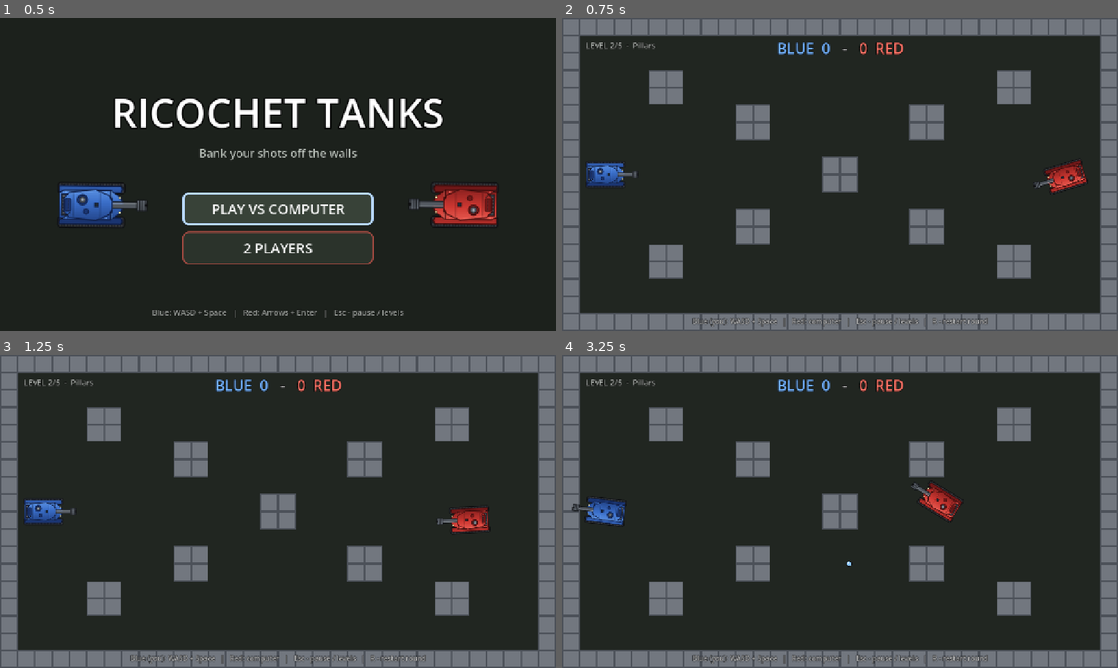
Above: before the commit, frames 1-4 (two rows, left to right).
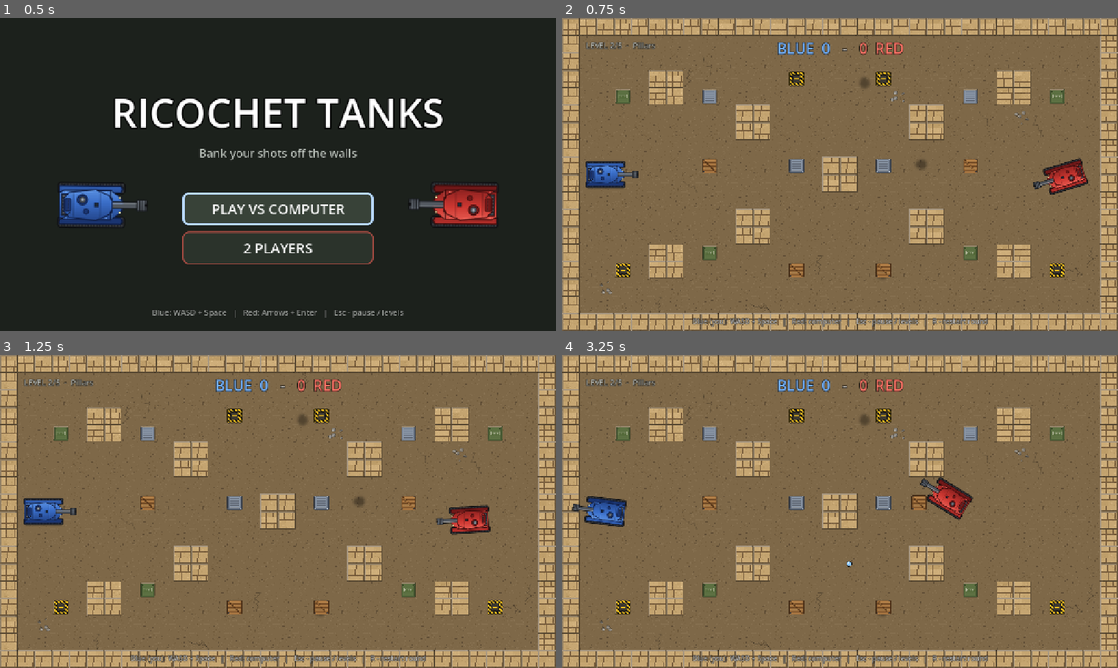
Above: after the commit, the same moments.

Repository: TimDev7/tank-game
Game: Godot game, scene res://game/menu/main_menu.tscn
The game is run twice, just before and just after one commit, with the same random seed, the same clock (stepped at 60 frames per second) and the same inputs.
Inputs (mouse positions are in pixels of both pictures, inside the frame that each line leads up to):
- Up to frame 1 (0.5 s): no input
- Up to frame 2 (0.75 s): click "PLAY VS COMPUTER" at 0.5 s
- Up to frame 3 (1.25 s): no input
- Up to frame 4 (3.25 s): tap Enter at 1.25 s; move the mouse to (962, 495) at 1.27 s; hold D (p1_right) 1.28-2 s; tap Space (p1_fire) at 1.35 s; click (962, 495) at 1.42 s; drag from (728, 527) to (812, 574) at 2.02 s; move the mouse to (895, 442) at 2.77 s; hold D (p1_right) from 2.78 s (still down); hold Shift from 2.78 s (still down); click (895, 442) at 2.92 s

Frame 1 is identical in both runs. In frame 2, 98% of the frame differs, in the area x 0-100%, y 0-100%; in frame 3, 98%; in frame 4, 98%.

Commit message:
Add crates (pushable, destructible), themed arena art (5 themes), decals
- game/arena/crate.gd: tank pushes crates, chains, walls stop them; bullets destroy with debris
- art: tiles.png (5 wall themes x 3 variants), floor_0..4, decals, crates (4 kinds) + tools/draw_arena_art.py
- Arena.load_level builds themed tileset/floor/decor and respawns crates each round
- levels: crate placement per level; tests check_crates / check_levels

Co-Authored-By: Claude Sonnet 5.5 <noreply@anthropic.com>

Diff:
--- a/game/arena/arena.gd
+++ b/game/arena/arena.gd
@@ -1,41 +1,79 @@
 class_name Arena
 extends Node2D
-## Тестовая арена: стены из TileMapLayer + точки появления игроков.
+## Арена: стены из TileMapLayer + точки появления + оформление уровня (тема) + ящики.
 ##
 ## Структура сцены (собирается в редакторе):
 ##   Arena (Node2D, этот скрипт)
+##   ├─ Floor (ColorRect)  — база пола; текстура пола добавляется кодом
 ##   ├─ Walls (TileMapLayer, TileSet с physics layer, слой коллизии = PhysicsLayers.WALL)
 ##   └─ SpawnPoints (Node2D)
 ##      ├─ SpawnPoint (player_index = 1)
 ##      └─ SpawnPoint (player_index = 2)
 ##
-## Арена не знает про логику танков: она только отдаёт позиции и границы поля.
+## load_level(i) целиком оформляет арену кодом: тайлсет стен (по теме), бесшовный пол, декали, ящики.
+## Тема = индекс уровня: 0 бетон, 1 песчаник, 2 мох, 3 сталь, 4 кирпич.
+## Арена не знает про логику танков: она отдаёт позиции, границы поля и ящики.
+
+signal level_changed(index: int)
+
+const TILE := 40
+const TILE_ATLAS := preload("res://game/arena/art/tiles.png")
+const DECAL_ATLAS := preload("res://game/arena/art/decals.png")
+const FLOOR_TEXTURES := [
+	preload("res://game/arena/art/floor_0.png"),
+	preload("res://game/arena/art/floor_1.png"),
+	preload("res://game/arena/art/floor_2.png"),
+	preload("res://game/arena/art/floor_3.png"),
+	preload("res://game/arena/art/floor_4.png"),
+]
+const FLOOR_COLORS := [
+	Color(0.15, 0.17, 0.16), Color(0.46, 0.38, 0.27), Color(0.19, 0.31, 0.18),
+	Color(0.18, 0.21, 0.27), Color(0.30, 0.23, 0.17),
+]
+## Какие декали (индексы в decals.png: 0 трещина, 1 пятно, 2 камешки, 3 трава, 4 копоть, 5 лужа) уместны теме.
+const THEME_DECALS := [[0, 1, 5, 4], [0, 2, 4, 0], [3, 3, 2, 5], [0, 1, 4, 5], [2, 4, 5, 2]]
+const THEME_COUNT := 5
+const DECAL_COUNT := 18
 
 @export var walls: TileMapLayer
 
-signal level_changed(index: int)
+static var _tile_set_cache: TileSet
 
 var level_index: int = 0
+var theme: int = 0
+
 var _spawns: Dictionary = {}  # int -> SpawnPoint
-
-
-## Перерисовывает стены по данным Levels. Точки появления не двигаются.
-func load_level(index: int) -> void:
-	level_index = posmod(index, Levels.count())
-	walls.clear()
-	for cell in Levels.cells(level_index):
-		walls.set_cell(cell, 0, Vector2i.ZERO)
-	walls.update_internals()  # физика тайлов обновляется сразу, а не в конце кадра
-	level_changed.emit(level_index)
-
-
-func get_level_name() -> String:
-	return Levels.level_name(level_index)
+var _decor: Node2D
+var _crates: Array[Crate] = []
 
 
 func _ready() -> void:
 	_collect_spawns()
 	_validate()
+
+
+## Перерисовывает арену по данным Levels. Точки появления не двигаются.
+func load_level(index: int) -> void:
+	level_index = posmod(index, Levels.count())
+	theme = level_index % THEME_COUNT
+	_apply_walls()
+	_apply_floor()
+	_spawn_decor()
+	_spawn_crates()
+	level_changed.emit(level_index)
+
+
+func get_level_name() -> String:
+	return Levels.level_name(level_index)
+
+
+## Живые ящики арены.
+func get_crates() -> Array[Crate]:
+	var result: Array[Crate] = []
+	for crate in _crates:
+		if is_instance_valid(crate) and crate.alive:
+			result.append(crate)
+	return result
 
 
 ## Помещает танк (любой Node2D) в точку появления игрока и разворачивает по её повороту.
@@ -70,6 +108,121 @@
 	return Rect2(top_left, Vector2(used.size) * tile)
 
 
+# --- оформление ---------------------------------------------------------------
+
+func _apply_walls() -> void:
+	if walls.tile_set != _get_tile_set():
+		walls.tile_set = _get_tile_set()
+	walls.texture_filter = CanvasItem.TEXTURE_FILTER_NEAREST
+	walls.clear()
+	for cell in Levels.cells(level_index):
+		var variant := posmod(cell.x * 7 + cell.y * 13 + cell.x * cell.y, 3)  # детерминированный «шум» вариантов
+		walls.set_cell(cell, 0, Vector2i(theme, variant))
+	walls.update_internals()  # физика тайлов обновляется сразу, а не в конце кадра
+
+
+func _apply_floor() -> void:
+	var base := get_node_or_null("Floor") as ColorRect
+	if base == null:
+		return
+	base.color = FLOOR_COLORS[theme]
+	var tex := base.get_node_or_null("FloorTexture") as TextureRect
+	if tex == null:
+		tex = TextureRect.new()
+		tex.name = "FloorTexture"
+		tex.mouse_filter = Control.MOUSE_FILTER_IGNORE
+		tex.stretch_mode = TextureRect.STRETCH_TILE
+		tex.expand_mode = TextureRect.EXPAND_IGNORE_SIZE
+		tex.texture_filter = CanvasItem.TEXTURE_FILTER_NEAREST
+		tex.size = base.size
+		base.add_child(tex)
+	tex.texture = FLOOR_TEXTURES[theme]
+
+
+func _spawn_decor() -> void:
+	if _decor != null and is_instance_valid(_decor):
+		remove_child(_decor)
+		_decor.queue_free()
+	_decor = Node2D.new()
+	_decor.name = "Decor"
+	add_child(_decor)
+	var base := get_node_or_null("Floor")
+	move_child(_decor, base.get_index() + 1 if base else 0)  # над полом, под стенами и танками
+
+	var wall_cells := {}
+	for cell in Levels.cells(level_index):
+		wall_cells[cell] = true
+	var rng := RandomNumberGenerator.new()
+	rng.seed = 7919 * (level_index + 1)  # тот же узор при каждом заходе на уровень
+	var kinds: Array = THEME_DECALS[theme]
+	var placed := 0
+	var attempts := 0
+	while placed < DECAL_COUNT and attempts < 200:
+		attempts += 1
+		var cell := Vector2i(rng.randi_range(1, Levels.COLS - 2), rng.randi_range(1, Levels.ROWS - 2))
+		var near_spawn := absi(cell.y - Levels.ROWS / 2) <= 2 and (cell.x <= 4 or cell.x >= Levels.COLS - 5)
+		if wall_cells.has(cell) or near_spawn:
+			continue
+		var sprite := Sprite2D.new()
+		var atlas := AtlasTexture.new()
+		atlas.atlas = DECAL_ATLAS
+		atlas.region = Rect2(kinds[rng.randi() % kinds.size()] * TILE, 0, TILE, TILE)
+		sprite.texture = atlas
+		sprite.position = Vector2(cell) * TILE + Vector2(TILE, TILE) / 2.0 + Vector2(rng.randf_range(-10, 10), rng.randf_range(-10, 10))
+		sprite.rotation = rng.randf_range(0.0, TAU)
+		sprite.scale = Vector2.ONE * rng.randf_range(0.85, 1.4)
+		sprite.modulate = Color(1, 1, 1, rng.randf_range(0.55, 0.9))
+		_decor.add_child(sprite)
+		placed += 1
+
+
+func _spawn_crates() -> void:
+	for crate in _crates:
+		if is_instance_valid(crate):
+			if crate.get_parent() == self:
+				remove_child(crate)  # сразу уходит из физики, не ждём конца кадра
+			crate.queue_free()
+	_crates.clear()
+	for entry in Levels.crates(level_index):
+		var crate := Crate.new()
+		crate.variant = entry.z
+		crate.position = Vector2(entry.x, entry.y) * TILE + Vector2(TILE, TILE) / 2.0
+		add_child(crate)
+		_crates.append(crate)
+
+
+static func _get_tile_set() -> TileSet:
+	if _tile_set_cache == null:
+		_tile_set_cache = _build_tile_set()
+	return _tile_set_cache
+
+
+## TileSet из art/tiles.png: столбец = тема, строка = вариант; у каждого тайла квадратная коллизия (слой wall).
+static func _build_tile_set() -> TileSet:
+	var ts := TileSet.new()
+	ts.tile_size = Vector2i(TILE, TILE)
+	ts.add_physics_layer()
+	ts.set_physics_layer_collision_layer(0, 1 << (PhysicsLayers.WALL - 1))
+	ts.set_physics_layer_collision_mask(0, 0)
+	var atlas := TileSetAtlasSource.new()
+	atlas.texture = TILE_ATLAS
+	atlas.texture_region_size = Vector2i(TILE, TILE)
+	for x in THEME_COUNT:
+		for y in 3:
+			atlas.create_tile(Vector2i(x, y))
+	ts.add_source(atlas, 0)
+	var half := TILE / 2.0
+	var square := PackedVector2Array([Vector2(-half, -half), Vector2(half, -half), Vector2(half, half), Vector2(-half, half)])
+	for x in THEME_COUNT:
+		for y in 3:
+			var data := atlas.get_tile_data(Vector2i(x, y), 0)
+			data.add_collision_polygon(0)
+			data.set_collision_polygon_points(0, 0, square)
+	return ts
+
+
+# --- спавны и проверки ---------------------------------------------------------
+
 func _collect_spawns() -> void:
 	_spawns.clear()
 	for node in find_children("*", "SpawnPoint", true, false):
--- /dev/null
+++ b/game/arena/crate.gd
@@ -0,0 +1,104 @@
+class_name Crate
+extends CharacterBody2D
+## Ящик: танк двигает его, наезжая; упирается в стены, танки и другие ящики (цепочку ящиков можно толкать
+## вместе); пуля разбивает ящик вдребезги, и он пропадает. Строится кодом (без .tscn).
+##
+## Виды (спрайты в art/crates.png): 0 дерево, 1 металл, 2 армейский, 3 «опасность».
+## Физика только в _physics_process (одинаково на 60/144 Гц).
+
+const SIZE := 36.0
+const SHEET := preload("res://game/arena/art/crates.png")
+const DEBRIS_COLORS := [
+	Color(0.69, 0.49, 0.28), Color(0.62, 0.68, 0.76), Color(0.42, 0.52, 0.30), Color(0.92, 0.72, 0.14),
+]
+const MAX_PUSH_SPEED := 190.0
+const FRICTION := 1100.0  ## px/с² — после отпускания ящик быстро останавливается
+
+@export_range(0, 3) var variant: int = 0
+
+var alive: bool = true
+
+var _push_velocity := Vector2.ZERO
+var _shape: CollisionShape2D
+
+
+func _ready() -> void:
+	collision_layer = 1 << (PhysicsLayers.CRATE - 1)
+	collision_mask = (1 << (PhysicsLayers.WALL - 1)) | (1 << (PhysicsLayers.TANK - 1)) | (1 << (PhysicsLayers.CRATE - 1))
+	motion_mode = CharacterBody2D.MOTION_MODE_FLOATING
+	add_to_group(&"crates")
+
+	var sprite := Sprite2D.new()
+	var atlas := AtlasTexture.new()
+	atlas.atlas = SHEET
+	atlas.region = Rect2(variant * SIZE, 0, SIZE, SIZE)
+	sprite.texture = atlas
+	sprite.texture_filter = CanvasItem.TEXTURE_FILTER_NEAREST
+	add_child(sprite)
+
+	_shape = CollisionShape2D.new()
+	var rect := RectangleShape2D.new()
+	rect.size = Vector2(SIZE, SIZE)
+	_shape.shape = rect
+	add_child(_shape)
+
+
+## Толчок: ящик едет со скоростью толкающего, пока тот давит; потом тормозит сам.
+func push(velocity_in: Vector2) -> void:
+	if alive:
+		_push_velocity = velocity_in.limit_length(MAX_PUSH_SPEED)
+
+
+func _physics_process(delta: float) -> void:
+	if not alive or _push_velocity == Vector2.ZERO:
+		return
+	var collision := move_and_collide(_push_velocity * delta)
+	if collision:
+		var other := collision.get_collider()
+		if other is Crate:
+			(other as Crate).push(_push_velocity)  # цепочка ящиков едет вместе
+		_push_velocity = Vector2.ZERO
+		return
+	_push_velocity = _push_velocity.move_toward(Vector2.ZERO, FRICTION * delta)
+
+
+## Разбить ящик (попадание пули): брызги обломков, и ящик исчезает.
+func destroy() -> void:
+	if not alive:
+		return
+	alive = false
+	_shape.set_deferred("disabled", true)
+	_spawn_debris()
+	queue_free()
+
+
+func _spawn_debris() -> void:
+	var parent := get_parent()
+	if parent == null:
+		return
+	var fx := CPUParticles2D.new()
+	fx.position = position
+	fx.one_shot = true
+	fx.explosiveness = 1.0
+	fx.amount = 14
+	fx.lifetime = 0.6
+	fx.emission_shape = CPUParticles2D.EMISSION_SHAPE_SPHERE
+	fx.emission_sphere_radius = 9.0
+	fx.spread = 180.0
+	fx.gravity = Vector2.ZERO
+	fx.initial_velocity_min = 80.0
+	fx.initial_velocity_max = 200.0
+	fx.damping_min = 90.0
+	fx.damping_max = 140.0
+	fx.scale_amount_min = 2.5
+	fx.scale_amount_max = 5.5
+	fx.angular_velocity_min = -540.0
+	fx.angular_velocity_max = 540.0
+	fx.color = DEBRIS_COLORS[variant]
+	var fade := Gradient.new()
+	fade.set_color(0, Color(1, 1, 1, 1))
+	fade.set_color(1, Color(1, 1, 1, 0))
+	fx.color_ramp = fade
+	parent.add_child(fx)
+	fx.emitting = true
+	fx.finished.connect(fx.queue_free)
--- a/game/arena/levels.gd
+++ b/game/arena/levels.gd
@@ -10,26 +10,35 @@
 const COLS := 32
 const ROWS := 18
 
+## "crates" — ящики [x, y, вид] (клетка левой половины; вид 0 дерево, 1 металл, 2 армейский, 3 «опасность»),
+## тоже зеркалятся. Не ставить в зонах спавна (столбцы 1-4 и 27-30, ряды 7-10) — проверяет check_levels.
+## Тема оформления уровня (стены/пол/декор) = индекс уровня, см. Arena.
+
 const LIST := [
 	{
 		"name": "Classic",
 		"rects": [[6, 4, 4, 1], [6, 13, 4, 1], [10, 7, 1, 4], [6, 8, 1, 2], [15, 6, 2, 6]],
+		"crates": [[3, 4, 0], [3, 13, 1], [8, 2, 2], [8, 15, 3], [8, 8, 0], [13, 3, 1], [13, 14, 2], [12, 8, 3]],
 	},
 	{
 		"name": "Pillars",
 		"rects": [[5, 3, 2, 2], [5, 13, 2, 2], [10, 5, 2, 2], [10, 11, 2, 2], [15, 8, 2, 2]],
+		"crates": [[8, 8, 0], [8, 4, 1], [8, 13, 2], [13, 3, 3], [13, 14, 0], [13, 8, 1], [3, 4, 2], [3, 14, 3]],
 	},
 	{
 		"name": "Lanes",
 		"rects": [[7, 1, 1, 6], [7, 11, 1, 6], [12, 5, 1, 8]],
+		"crates": [[4, 4, 0], [4, 13, 1], [9, 3, 2], [9, 14, 3], [10, 8, 0], [14, 5, 1], [14, 12, 2], [15, 8, 3]],
 	},
 	{
 		"name": "Fortress",
 		"rects": [[12, 5, 8, 1], [12, 12, 8, 1], [12, 5, 1, 2], [12, 11, 1, 2], [6, 4, 1, 3], [6, 11, 1, 3]],
+		"crates": [[14, 7, 0], [14, 10, 1], [9, 8, 2], [4, 3, 3], [4, 14, 0], [9, 3, 1], [9, 14, 2]],
 	},
 	{
 		"name": "Zigzag",
 		"rects": [[6, 1, 1, 10], [10, 7, 1, 10], [15, 1, 2, 8]],
+		"crates": [[3, 4, 0], [3, 14, 1], [8, 3, 2], [8, 12, 3], [13, 12, 0], [13, 3, 1], [12, 8, 2], [8, 8, 3]],
 	},
 ]
 
@@ -40,6 +49,15 @@
 
 static func level_name(index: int) -> String:
 	return LIST[posmod(index, LIST.size())].name
+
+
+## Ящики уровня как Vector3i(x, y, вид): левая половина + зеркальная.
+static func crates(index: int) -> Array[Vector3i]:
+	var result: Array[Vector3i] = []
+	for c in LIST[posmod(index, LIST.size())].crates:
+		result.append(Vector3i(c[0], c[1], c[2]))
+		result.append(Vector3i(COLS - 1 - c[0], c[1], c[2]))
+	return result
 
 
 ## Все клетки стен уровня: рамка + препятствия + зеркальная половина.
--- a/game/bullets/bullet.gd
+++ b/game/bullets/bullet.gd
@@ -34,7 +34,7 @@
 
 	var remaining := SPEED * delta
 	var space := get_world_2d().direct_space_state
-	var mask := (1 << (PhysicsLayers.WALL - 1)) | (1 << (PhysicsLayers.TANK - 1))
+	var mask := (1 << (PhysicsLayers.WALL - 1)) | (1 << (PhysicsLayers.TANK - 1)) | (1 << (PhysicsLayers.CRATE - 1))
 	for _i in MAX_STEPS_PER_FRAME:
 		var query := PhysicsRayQueryParameters2D.create(global_position, global_position + direction * remaining, mask)
 		var hit := space.intersect_ray(query)
@@ -44,6 +44,10 @@
 		var collider: Object = hit.collider
 		if collider is Tank:
 			(collider as Tank).die()
+			queue_free()
+			return
+		if collider is Crate:  # пуля разбивает ящик и исчезает вместе с ним
+			(collider as Crate).destroy()
 			queue_free()
 			return
 		# стена: отражаем и продолжаем с остатком пути
--- a/game/match/round_manager.gd
+++ b/game/match/round_manager.gd
@@ -170,13 +170,15 @@
 		return
 	# Если дуло внутри стены/танка (упёрлись носом) — решаем выстрел в упор лучом от центра танка.
 	var space := arena.get_world_2d().direct_space_state
-	var mask := (1 << (PhysicsLayers.WALL - 1)) | (1 << (PhysicsLayers.TANK - 1))
+	var mask := (1 << (PhysicsLayers.WALL - 1)) | (1 << (PhysicsLayers.TANK - 1)) | (1 << (PhysicsLayers.CRATE - 1))
 	var query := PhysicsRayQueryParameters2D.create(tank.global_position, muzzle_position, mask)
 	query.exclude = [tank.get_rid()]
 	var hit := space.intersect_ray(query)
 	if not hit.is_empty():
 		if hit.collider is Tank:
 			(hit.collider as Tank).die()
+		elif hit.collider is Crate:
+			(hit.collider as Crate).destroy()
 		return
 	var bullet := Bullet.new()
 	bullets_root.add_child(bullet)
--- a/game/physics_layers.gd
+++ b/game/physics_layers.gd
@@ -11,3 +11,4 @@
 const WALL := 1
 const TANK := 2
 const BULLET := 3
+const CRATE := 4
--- a/game/tanks/tank.gd
+++ b/game/tanks/tank.gd
@@ -49,7 +49,7 @@
 
 func _ready() -> void:
 	collision_layer = 1 << (PhysicsLayers.TANK - 1)
-	collision_mask = (1 << (PhysicsLayers.WALL - 1)) | (1 << (PhysicsLayers.TANK - 1))
+	collision_mask = (1 << (PhysicsLayers.WALL - 1)) | (1 << (PhysicsLayers.TANK - 1)) | (1 << (PhysicsLayers.CRATE - 1))
 	motion_mode = CharacterBody2D.MOTION_MODE_FLOATING
 	_apply_skin()
 
@@ -65,11 +65,26 @@
 	var throttle: float = cmd.throttle
 	var speed := move_speed * (reverse_speed_factor if throttle < 0.0 else 1.0)
 	velocity = Vector2.RIGHT.rotated(rotation) * throttle * speed
+	var intended := velocity
 	move_and_slide()
+	_push_crates(intended)
 
 	if cmd.fire and _cooldown_left <= 0.0:
 		_cooldown_left = fire_cooldown
 		fired.emit(self, _muzzle.global_position, Vector2.RIGHT.rotated(_turret.global_rotation))
+
+
+## Ящик, в который упёрлись, едет в сторону давления (составляющая скорости в ящик); вдоль грани танк скользит.
+func _push_crates(intended: Vector2) -> void:
+	for i in get_slide_collision_count():
+		var hit := get_slide_collision(i)
+		var crate := hit.get_collider() as Crate
+		if crate == null:
+			continue
+		var into := -hit.get_normal()
+		var speed := intended.dot(into)
+		if speed > 1.0:
+			crate.push(into * speed)
 
 
 ## Команда кадра: turn (-1..1, + вправо), throttle (-1..1, + вперёд), fire.
--- /dev/null
+++ b/tools/check_crates.gd
@@ -0,0 +1,127 @@
+extends SceneTree
+## Проверка ящиков и тем арены. Запуск:
+##   Godot_console.exe --headless --path . --script res://tools/check_crates.gd
+
+var _ok := true
+var _arena: Arena
+
+
+func _init() -> void:
+	TankInput.register_actions()
+	_arena = (load("res://game/arena/arena.tscn") as PackedScene).instantiate()
+	root.add_child(_arena)
+	await process_frame
+	_arena.load_level(0)
+	await _frames(3)
+
+	# --- ящики и темы по уровням ---
+	_check(_arena.get_crates().size() == Levels.crates(0).size() and _arena.get_crates().size() >= 12,
+		"уровень 1: ящиков %d" % _arena.get_crates().size())
+	var variants := {}
+	for c in _arena.get_crates():
+		variants[c.variant] = true
+	_check(variants.size() == 4, "на уровне есть все 4 вида ящиков")
+	for i in Levels.count():
+		_arena.load_level(i)
+		await _frames(2)
+		var tile := _arena.walls.get_cell_atlas_coords(Vector2i(0, 0))
+		_check(tile.x == i and _arena.theme == i, "уровень %d: своя тема стен (столбец атласа %d)" % [i + 1, tile.x])
+	_arena.load_level(0)
+	await _frames(3)
+
+	var tank: Tank = (load("res://game/tanks/tank.tscn") as PackedScene).instantiate()
+	_arena.add_child(tank)
+	await process_frame
+
+	# --- 1) толкание: танк наезжает, ящик едет, танк за ним ---
+	_clear_crates()
+	var crate := _make_crate(Vector2(230, 480))
+	tank.global_position = Vector2(150, 480)
+	tank.rotation = 0.0
+	await _frames(2)
+	Input.action_press("p1_up")
+	await _frames(40)
+	_check(crate.position.x > 250.0 and tank.global_position.x > 150.0 + 40.0,
+		"наезд сдвигает ящик (ящик x=%.0f, танк x=%.0f)" % [crate.position.x, tank.global_position.x])
+	_check(tank.global_position.x + 44.0 <= crate.position.x - 18.0 + 3.0, "танк не заезжает на ящик")
+
+	# --- 2) упор в стену: дальше центра поля ящик не уедет, танк не продавит ---
+	await _frames(300)
+	_check(crate.position.x <= 600.0 - 18.0 + 2.0 and crate.alive, "ящик упирается в стену (x=%.0f)" % crate.position.x)
+	_check(tank.global_position.x + 44.0 <= crate.position.x - 18.0 + 3.0, "танк не продавливает ящик через стену")
+	Input.action_release("p1_up")
+
+	# --- 3) инерции нет: отпустили — ящик встал ---
+	_clear_crates()
+	crate = _make_crate(Vector2(230, 480))
+	tank.global_position = Vector2(150, 480)
+	await _frames(2)
+	Input.action_press("p1_up")
+	await _frames(20)
+	Input.action_release("p1_up")
+	await _frames(40)
+	var rest := crate.position
+	await _frames(10)
+	_check(crate.position.is_equal_approx(rest), "после остановки танка ящик стоит на месте")
+
+	# --- 4) цепочка: два ящика подряд едут вместе ---
+	_clear_crates()
+	var a := _make_crate(Vector2(230, 480))
+	var b := _make_crate(Vector2(270, 480))
+	tank.global_position = Vector2(150, 480)
+	await _frames(2)
+	Input.action_press("p1_up")
+	await _frames(50)
+	Input.action_release("p1_up")
+	_check(a.position.x > 250.0 and b.position.x > 290.0, "цепочка ящиков едет вместе (%.0f и %.0f)" % [a.position.x, b.position.x])
+
+	# --- 5) пуля разбивает ящик и исчезает ---
+	_clear_crates()
+	tank.global_position = Vector2(150, 200)  # убрать танк с линии огня
+	var target := _make_crate(Vector2(800, 600))
+	var bullet := Bullet.new()
+	_arena.add_child(bullet)
+	bullet.launch(null, Vector2(700, 600), Vector2.RIGHT)
+	await _frames(30)
+	_check(not is_instance_valid(target) or not target.alive, "пуля разбивает ящик")
+	_check(not is_instance_valid(bullet) or bullet.is_queued_for_deletion(), "пуля исчезает вместе с ящиком")
+	await _frames(5)
+	_check(not is_instance_valid(target), "разбитый ящик удалён из сцены")
+
+	# --- 6) каждый раунд ящики возвращаются на места ---
+	_arena.load_level(0)
+	await _frames(3)
+	for c in _arena.get_crates():
+		c.destroy()
+	await _frames(3)
+	_check(_arena.get_crates().is_empty(), "все ящики можно разбить")
+	_arena.load_level(0)
+	await _frames(3)
+	_check(_arena.get_crates().size() == Levels.crates(0).size(), "новый раунд восстанавливает все ящики (%d)" % _arena.get_crates().size())
+
+	print("ALL OK" if _ok else "FAILED")
+	quit(0 if _ok else 1)
+
+
+func _clear_crates() -> void:
+	for c in _arena.get_children():
+		if c is Crate:
+			_arena.remove_child(c)
+			c.free()
+
+
+func _make_crate(pos: Vector2) -> Crate:
+	var crate := Crate.new()
+	crate.position = pos
+	_arena.add_child(crate)
+	return crate
+
+
+func _frames(n: int) -> void:
+	for i in n:
+		await physics_frame
+
+
+func _check(cond: bool, label: String) -> void:
+	print("%s %s" % ["OK  " if cond else "FAIL", label])
+	_ok = _ok and cond
--- a/tools/check_levels.gd
+++ b/tools/check_levels.gd
@@ -60,6 +60,19 @@
 		_check(path.size() >= 5 and in_wall == 0 and length < 3200.0,
 			"[%d %s] путь ИИ между спавнами: %d точек, %.0f px, в стенах %d" % [i + 1, name, path.size(), length, in_wall])
 
+		# ящики: в свободных клетках, не в зонах спавна, без дублей, минимум 8
+		var crate_ok := true
+		var seen := {}
+		var crate_list := Levels.crates(i)
+		for cr in crate_list:
+			var cell := Vector2i(cr.x, cr.y)
+			var in_spawn_zone := cr.y >= 7 and cr.y <= 10 and (cr.x <= 4 or cr.x >= Levels.COLS - 5)
+			if set.has(cell) or in_spawn_zone or seen.has(cell):
+				crate_ok = false
+				print("     плохой ящик в клетке ", cell)
+			seen[cell] = true
+		_check(crate_ok and crate_list.size() >= 8, "[%d %s] ящики: %d, все в свободных клетках вне зон спавна" % [i + 1, name, crate_list.size()])
+
 		var free := 0
 		for x in range(1, Levels.COLS - 1):
 			for y in range(1, Levels.ROWS - 1):
Binary file added: game/arena/art/crates.png
Binary file added: game/arena/art/decals.png
Binary file added: game/arena/art/floor_0.png
Binary file added: game/arena/art/floor_1.png
Binary file added: game/arena/art/floor_2.png
Binary file added: game/arena/art/floor_3.png
Binary file added: game/arena/art/floor_4.png
Binary file added: game/arena/art/tiles.png
